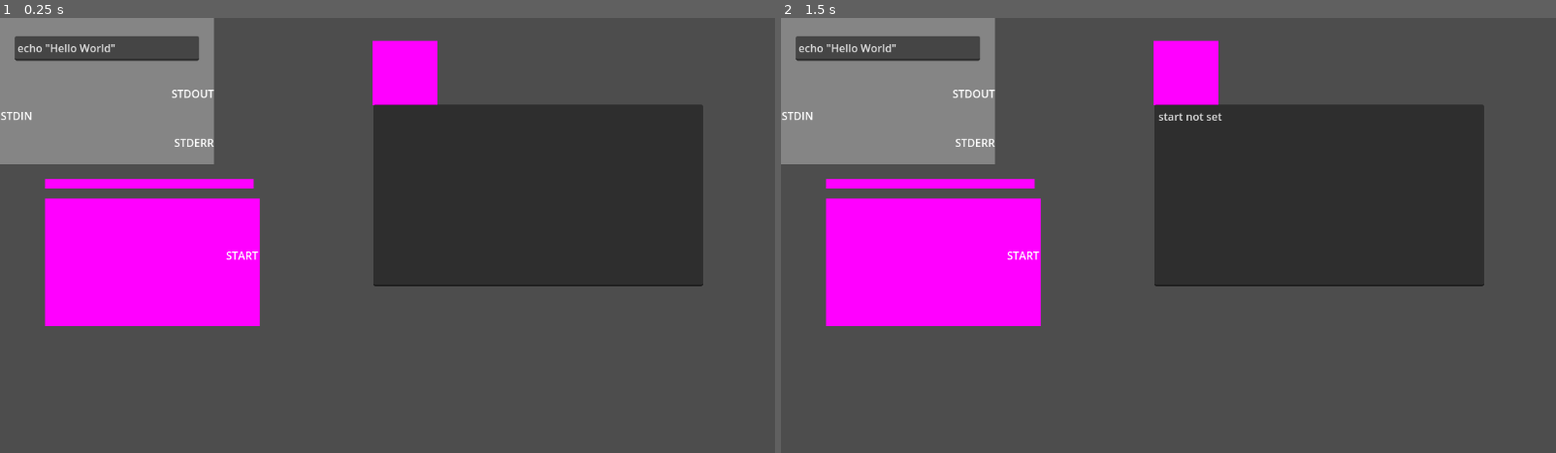
Above: before the commit, frames 1-2 (left to right).
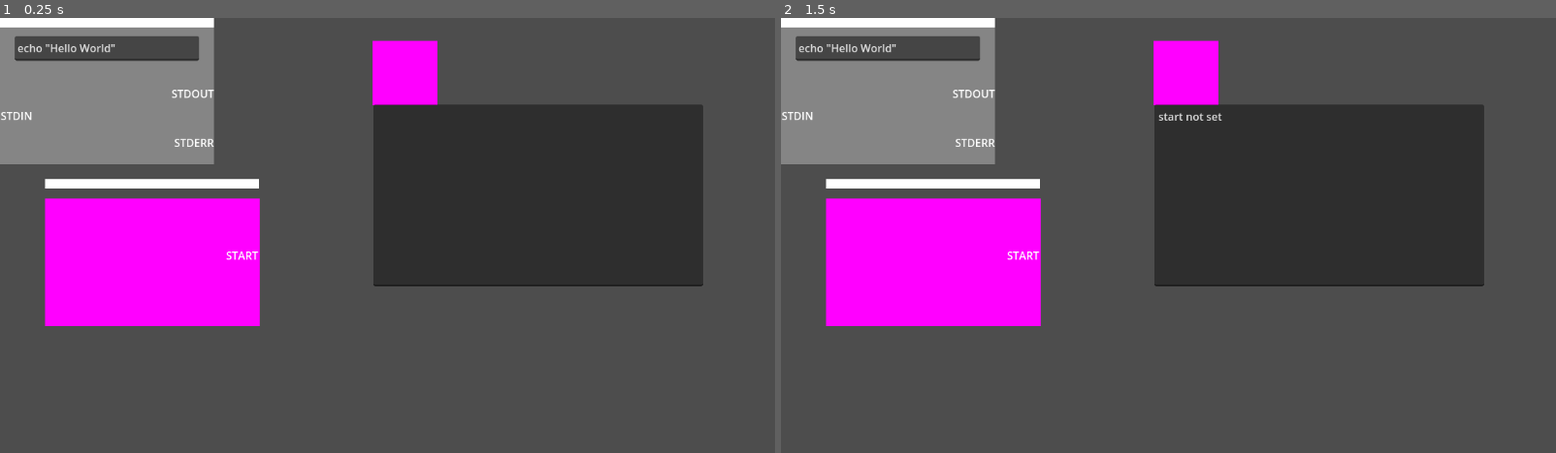
Above: after the commit, the same moments.

Repository: Ki11erRabbit/GUI-Shell
Game: Godot game, scene res://Shell/Shell.tscn
Same seed, same stepped clock (60 frames per second), same inputs: the game is played once before the commit and once after it.
Inputs (mouse positions are in pixels of both pictures, inside the frame that each line leads up to):
- Up to frame 1 (0.25 s): no input
- Up to frame 2 (1.5 s): click (1315, 196) at 0.52 s; type "12" at 0.6 s; click (1184, 74) at 1.25 s

The runs differ from the first frame. In frame 1, 1.2% of the frame differs, in the area x 0-34%, y 0-40%; in frame 2, 1.2%.

Commit message:
cleaned up project

Diff:
--- a/Command/command.tscn
+++ b/Command/command.tscn
@@ -14,6 +14,7 @@
 
 [node name="ColorRect" type="ColorRect" parent="."]
 layout_mode = 0
+offset_top = 14.0
 offset_right = 318.0
 offset_bottom = 218.0
 color = Color(0.521569, 0.521569, 0.521569, 1)
--- a/Node/ConnectorNode.gd
+++ /dev/null
@@ -1,51 +0,0 @@
-extends Node2D
-class_name ConnectorNode
-
-signal attach
-
-@export var text: String
-@onready var path = $Path
-
-# Called when the node enters the scene tree for the first time.
-func _ready():
-	if text != null:
-		if $Label == null:
-			return
-		$Label.text = text
-		var hitbox = $Hitbox/Hitbox.shape.size
-		var label = $Label.size
-		if label.y < hitbox.y:
-			hitbox.y = label.y
-		elif hitbox.y < label.y:
-			label.y = hitbox.y
-	pass
-
-
-# Called every frame. 'delta' is the elapsed time since the previous frame.
-func _process(delta):
-	$Label.text = text
-	pass
-
-
-var mouse_in = false
-
-func _input(event):
-	pass
-
-func hitbox_entered(node):
-	pass # Replace with function body.
-
-
-func hitbox_exited(node):
-	pass # Replace with function body.
-
-
-func mouse_entered():
-	mouse_in = true
-
-
-func mouse_exited():
-	mouse_in = false
-
-func on_connect(path_to):
-	path = path_to
--- a/Node/ConnectorNode.tscn
+++ /dev/null
@@ -1,30 +0,0 @@
-[gd_scene load_steps=4 format=3 uid="uid://b64vq74k6tuke"]
-
-[ext_resource type="Script" path="res://Node/ConnectorNode.gd" id="1_a23ew"]
-
-[sub_resource type="RectangleShape2D" id="RectangleShape2D_ykstq"]
-size = Vector2(92, 26)
-
-[sub_resource type="Curve2D" id="Curve2D_iskjs"]
-
-[node name="ConnectorNode" type="Node2D"]
-script = ExtResource("1_a23ew")
-
-[node name="Label" type="Label" parent="."]
-offset_right = 40.0
-offset_bottom = 23.0
-text = "Placeholder"
-
-[node name="Hitbox" type="Area2D" parent="."]
-
-[node name="Hitbox" type="CollisionShape2D" parent="Hitbox"]
-position = Vector2(46, 13)
-shape = SubResource("RectangleShape2D_ykstq")
-
-[node name="Path" type="Path2D" parent="."]
-curve = SubResource("Curve2D_iskjs")
-
-[connection signal="body_entered" from="Hitbox" to="." method="hitbox_entered"]
-[connection signal="body_exited" from="Hitbox" to="." method="hitbox_exited"]
-[connection signal="mouse_entered" from="Hitbox" to="." method="mouse_entered"]
-[connection signal="mouse_exited" from="Hitbox" to="." method="mouse_exited"]
--- a/Node/InletNode.gd
+++ /dev/null
@@ -1,24 +0,0 @@
-extends ConnectorNode
-
-class_name InletNode
-
-# Called when the node enters the scene tree for the first time.
-
-
-
-# Called every frame. 'delta' is the elapsed time since the previous frame.
-func _process(delta):
-	pass
-
-func hitbox_entered(node):
-	if is_instance_of(node, WireNode):
-		path = node.path
-		self.connect("attach", on_attach)
-
-func hitbox_exited(node):
-	if is_instance_of(node, WireNode):
-		path = null
-		self.disconnect("attach", on_attach)
-
-func on_attach():
-	path.curve.add_point(Vector2(self.position.x, self.position.y))
--- a/Node/Node.tscn
+++ /dev/null
@@ -1,48 +0,0 @@
-[gd_scene load_steps=3 format=3 uid="uid://ndsv0n3h0cjt"]
-
-[sub_resource type="GDScript" id="GDScript_qyqok"]
-script/source = "extends Control
-
-class_name ConnectorNode
-
-@export var text: String
-
-# Called when the node enters the scene tree for the first time.
-func _ready():
-	$Label.text = text
-	var hitbox = $Hitbox/Hitbox.size
-	var label = $Label.size
-	if label.y < hitbox.y:
-		hitbox.y = label.y
-	elif hitbox.y < label.y:
-		label.y = hitbox.y
-
-
-# Called every frame. 'delta' is the elapsed time since the previous frame.
-func _process(delta):
-	pass
-"
-
-[sub_resource type="RectangleShape2D" id="RectangleShape2D_bnnta"]
-size = Vector2(92, 26)
-
-[node name="ConnectorNode" type="Control"]
-layout_mode = 3
-anchors_preset = 15
-anchor_right = 1.0
-anchor_bottom = 1.0
-grow_horizontal = 2
-grow_vertical = 2
-script = SubResource("GDScript_qyqok")
-
-[node name="Label" type="Label" parent="."]
-layout_mode = 0
-offset_right = 40.0
-offset_bottom = 23.0
-text = "Placeholder"
-
-[node name="Hitbox" type="Area2D" parent="."]
-
-[node name="Hitbox" type="CollisionShape2D" parent="Hitbox"]
-position = Vector2(46, 13)
-shape = SubResource("RectangleShape2D_bnnta")
--- a/Node/OutletNode.gd
+++ /dev/null
@@ -1,28 +0,0 @@
-
-extends ConnectorNode
-class_name OutletNode
-
-var found_inlet: bool
-
-
-
-
-
-# Called every frame. 'delta' is the elapsed time since the previous frame.
-func _process(delta):
-	pass
-
-
-func _input(event):
-	if mouse_in and event.is_action_pressed("LeftMouseDown"):
-		path.curve.add_point(Vector2(self.position.x, self.position.y))
-		add_child(WireNode.new(self, path, text))
-
-	pass
-
-func hitbox_entered(area):
-	pass # Replace with function body.
-
-
-func hitbox_exited(area):
-	pass # Replace with function body.
--- a/Node/WireNode.gd
+++ /dev/null
@@ -1,44 +0,0 @@
-
-
-extends ConnectorNode
-class_name WireNode
-@export var outlet: ConnectorNode
-@export var inlet: ConnectorNode
-
-func _init(out, the_path, the_text):
-	outlet = out
-	path = the_path
-	position = get_local_mouse_position()
-	path.curve.add_point(Vector2(self.position.x, self.position.y))
-	text = the_text
-
-
-
-
-# Called every frame. 'delta' is the elapsed time since the previous frame.
-func _process(delta):
-	if path != null:
-		path.curve.pop_point()
-		position = get_local_mouse_position()
-		path.curve.add_point(Vector2(self.position.x, self.position.y))
-		print(position)
-
-
-func _input(event):
-	if event.is_action_released("LeftMouseDown"):
-		print("cleaning up")
-		if inlet != null:
-			emit_signal("attach")
-		queue_free()
-
-
-func hitbox_entered(node):
-	if is_instance_of(node, InletNode):
-		inlet = node
-	pass # Replace with function body.
-
-
-func hitbox_exited(node):
-	if is_instance_of(node, InletNode):
-		inlet = null
-	pass # Replace with function body.
--- a/WindowNode/CommandWindow.tscn
+++ /dev/null
@@ -1,3 +0,0 @@
-[gd_scene format=3 uid="uid://bndhh7ncta13b"]
-
-[node name="CommandWindow" type="Node"]
--- a/WindowNode/Window.tscn
+++ b/WindowNode/Window.tscn
@@ -7,8 +7,6 @@
 
 [sub_resource type="RectangleShape2D" id="RectangleShape2D_pq1bi"]
 size = Vector2(310, 14)
-
-[sub_resource type="PlaceholderTexture2D" id="PlaceholderTexture2D_6erfl"]
 
 [node name="Window" type="CharacterBody2D"]
 input_pickable = true
@@ -29,10 +27,9 @@
 position = Vector2(155, 7)
 shape = SubResource("RectangleShape2D_pq1bi")
 
-[node name="Sprite2D" type="Sprite2D" parent="Header"]
-position = Vector2(155, 7)
-scale = Vector2(310, 14)
-texture = SubResource("PlaceholderTexture2D_6erfl")
+[node name="ColorRect" type="ColorRect" parent="Header"]
+offset_right = 318.0
+offset_bottom = 14.0
 
 [connection signal="mouse_entered" from="Header" to="." method="mouse_entered"]
 [connection signal="mouse_exited" from="Header" to="." method="mouse_exited"]
Not shown: 1 places in WindowNode/Window.tscn that only renumber resources
